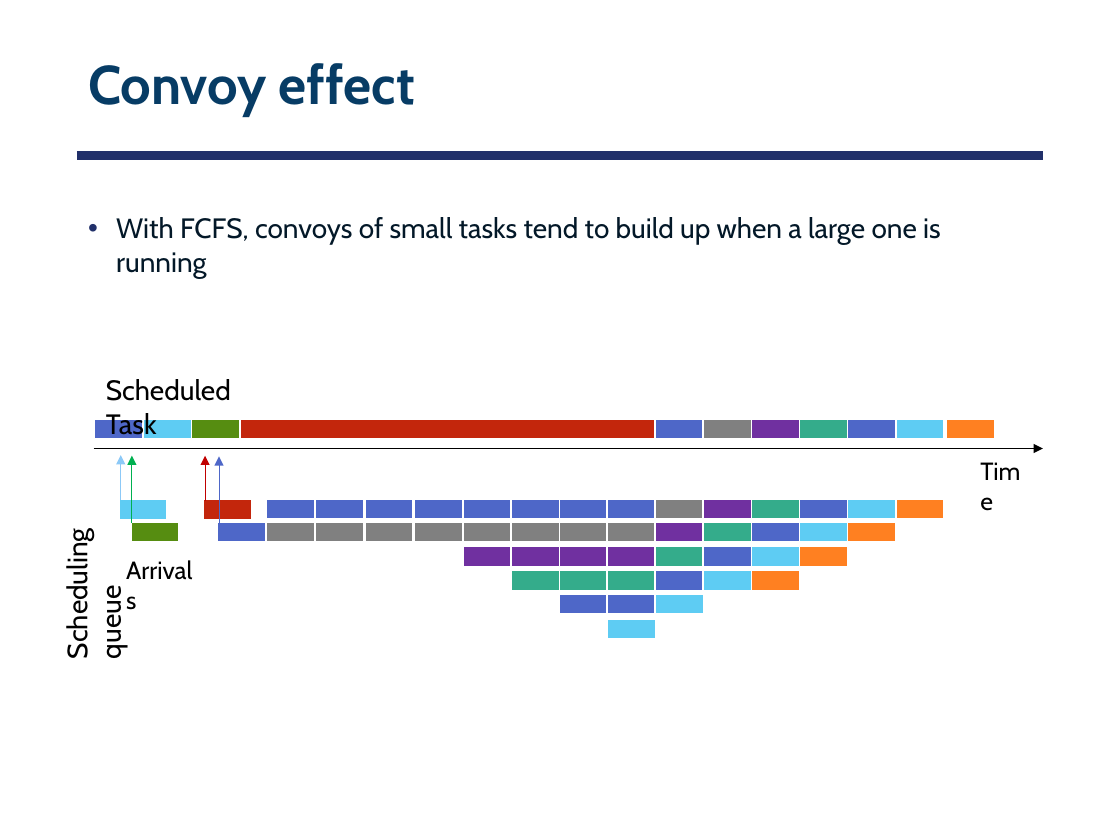
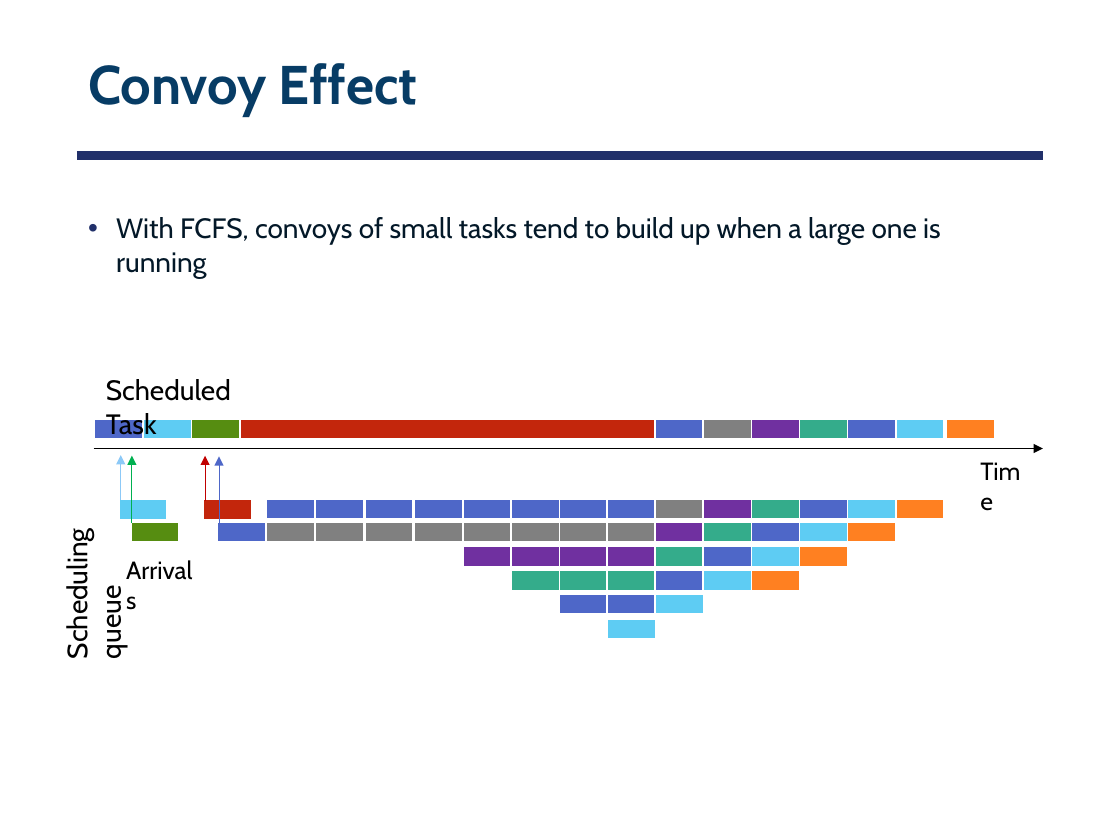
Before and after one commit to smajidzahedi/ECE350, a slide deck: slide 14 of 04-uniprocessor.pptx. Drawn at 1120x840 pixels with LibreOffice and Linux fonts; fonts in the diff are those of the drawing. Boxes give left, top, right and bottom in pixels: in the first picture for what was removed or moved away, otherwise in the second. Text is boxed around its words. In the diff, an @@ line names an element or a change of style, - is before the commit and + after.

```diff
--- a/04-uniprocessor.pptx
+++ b/04-uniprocessor.pptx
@@ title at <box>88,63,417,116</box>: text changed @@
-Convoy effect
+Convoy Effect
```
Also in this commit, not shown: 1 other slide changed, 1 other file.
